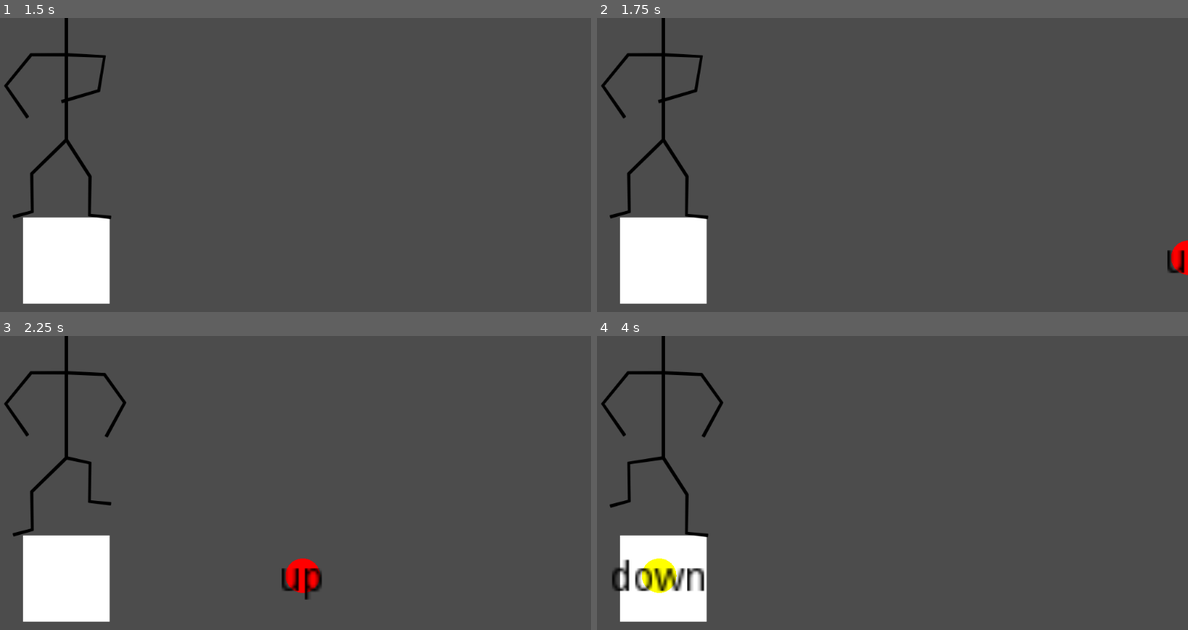
Above: before the commit, frames 1-4 (two rows, left to right).
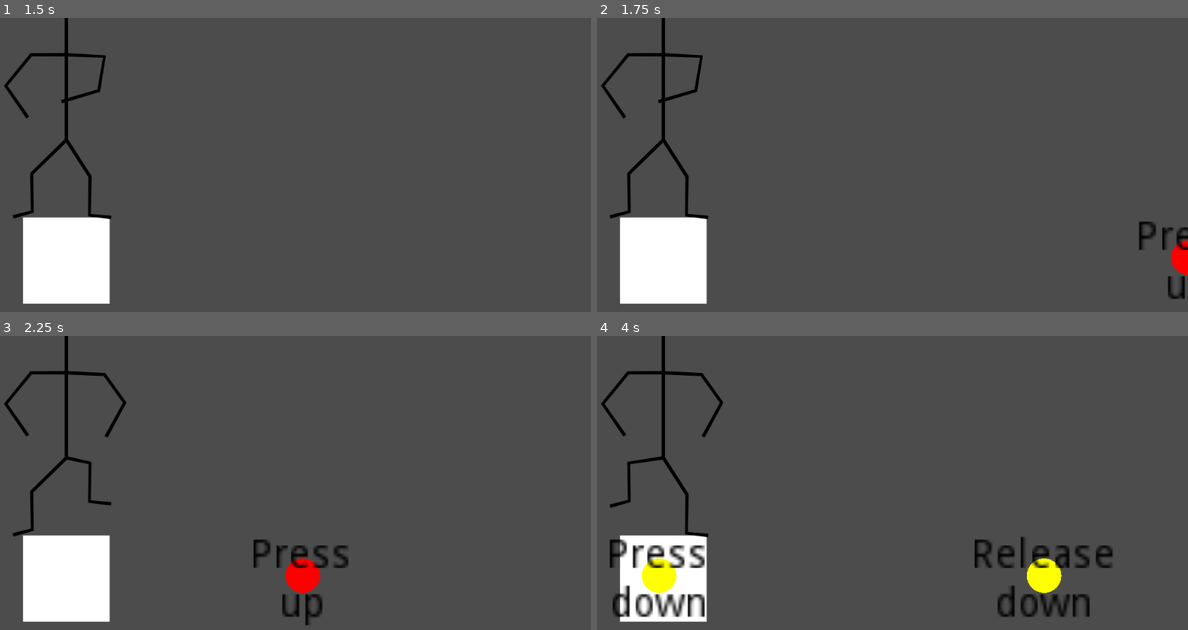
Above: after the commit, the same moments.

Repository: doctor-g/LD52
Game: Godot game, scene res://Game/Game.tscn
Two runs of this game, one before a commit and one after it. Both use one fixed random seed, a clock stepped at 60 frames per second and the inputs below. Before the commit the project has no main scene; this scene is started directly in both runs. Sound files missing from this copy of the repository are replaced by a short silence.
Inputs:
- Up to frame 1 (1.5 s): tap Enter at 0.5 s; hold Right (ui_right) 0.53-1.28 s; tap Space at 1.25 s; hold Down (ui_down) from 1.28 s (still down)
- Up to frame 2 (1.75 s): keep holding Down (ui_down)
- Up to frame 3 (2.25 s): release Down (ui_down) at 2.03 s; hold Right (ui_right) from 2.03 s (still down)
- Up to frame 4 (4 s): release Right (ui_right) at 2.78 s; hold Up (ui_up) 2.78-3.53 s; hold Left (ui_left) from 3.53 s (still down)

Frame 1 is identical in both runs. In frame 2, 0.6% of the frame differs, in the area x 91-100%, y 69-96%; in frame 3, 1.3%; in frame 4, 4.7%, in the area x 2-88%, y 68-96%.

Commit message:
Create press-and-release gameplay
This replaces press-only, and it looks a lot more like dancing

Diff:
--- a/project/Game/Game.gd
+++ b/project/Game/Game.gd
@@ -1,10 +1,12 @@
 extends Node
 
+# Format:
+#  [ measure, beat of measure to press, action, beats later to release ]
 const DATA := [
-	[1, 1, "ui_up"],
-	[1, 3, "ui_down"],
-	[2, 1, "ui_up"],
-	[2, 3, "ui_down"]
+	[1, 1, "ui_up", 1],
+	[1, 3, "ui_down", 1],
+	[2, 1, "ui_up", 1],
+	[2, 3, "ui_down", 1]
 ]
 
 const _RhythmTarget := preload("res://Song/RhythmTarget.tscn")
@@ -24,41 +26,42 @@
 
 var _start_ticks : int
 var _next_event_index := 0
+var _seconds_per_beat : float
+var _lead_in_duration : float
 
 func _ready():
 	_start_ticks = Time.get_ticks_msec()
+	_seconds_per_beat = 1.0 / tempo * 60
 
-	var seconds_per_beat := 1.0 / tempo * 60
-	print("Seconds per beat: " + str(seconds_per_beat))
-
-	# The duration of one measure in milliseconds
-	var lead_in_duration := beats_per_measure * seconds_per_beat * 1000
-	print("lead in duration " + str(lead_in_duration))
+	# Set lead-in to the duration of one measure in milliseconds
+	_lead_in_duration = beats_per_measure * _seconds_per_beat * 1000
 
 	for datum in DATA:
 		var measure : int = datum[0]
 		var beat_of_measure : int = datum[1]
 		var action : String = datum[2]
+		var release : int = datum[3]
 
 		var beat_of_song : int = (measure-1) * beats_per_measure + beat_of_measure
-		print("Beat of song " + str(beat_of_song))
-		# warning-ignore:narrowing_conversion
-		var time : int = (beat_of_song-1) * seconds_per_beat * 1000
 
-		print("Time: " + str(time))
-
-		var event := RhythmEvent.new(time, action)
-		_events.append(event)
-
-		var target = _RhythmTarget.instance()
-		target.position = Vector2(event.time + lead_in_duration, 0)
-		target.event = event
-		$TargetArea.add_child(target)
+		_create_event(beat_of_song, action, RhythmEvent.PRESS)
+		_create_event(beat_of_song + release, action, RhythmEvent.RELEASE)
 
 	# Wait the duration of one measure
-	yield(get_tree().create_timer(lead_in_duration / 1000), "timeout")
+	yield(get_tree().create_timer(_lead_in_duration / 1000), "timeout")
 	$AudioStreamPlayer.play()
 
+
+func _create_event(beat_of_song:int, action:String, type)->void:
+	# warning-ignore:narrowing_conversion
+	var time : int = (beat_of_song-1) * _seconds_per_beat * 1000
+	var event := RhythmEvent.new(time, action, type)
+	_events.append(event)
+
+	var target = _RhythmTarget.instance()
+	target.position = Vector2(event.time + _lead_in_duration, 0)
+	target.event = event
+	$TargetArea.add_child(target)
 
 
 func _process(delta):
@@ -85,7 +88,7 @@
 	if next_event.time - tolerance <= position:
 		# Did we just hit the right input?
 		for action_name in ["ui_up", "ui_down", "ui_left", "ui_right"]:
-			if Input.is_action_just_pressed(action_name):
+			if _does_action_match(action_name, next_event.type):
 				if next_event.action == action_name:
 					print("GOT IT")
 					next_target.hit()
@@ -99,3 +102,8 @@
 		for action_name in ["ui_up", "ui_down", "ui_left", "ui_right"]:
 			if Input.is_action_just_pressed(action_name):
 				print("You hit an action but none was expected here")
+
+
+func _does_action_match(action:String, type)->bool:
+	return (type == RhythmEvent.PRESS and Input.is_action_just_pressed(action)) \
+		or (type == RhythmEvent.RELEASE and Input.is_action_just_released(action))
--- a/project/Song/RhythmEvent.gd
+++ b/project/Song/RhythmEvent.gd
@@ -1,5 +1,7 @@
 class_name RhythmEvent
 extends Object
+
+enum { PRESS, RELEASE }
 
 # Time of the event in milliseconds
 var time : int
@@ -7,7 +9,12 @@
 # The expected action event name
 var action : String
 
+# Either PRESS or RELEASE
+var type
 
-func _init(time_:int, action_:String):
+
+func _init(time_:int, action_:String, type_):
+	assert(type_ == PRESS or type_ == RELEASE)
 	time = time_
 	action = action_
+	type = type_
--- a/project/Song/RhythmTarget.gd
+++ b/project/Song/RhythmTarget.gd
@@ -10,7 +10,8 @@
 
 func _ready():
 	assert(event!=null, "Don't forget to set the event!")
-	$Label.text = event.action.substr(3)
+	var header := "Press" if event.type==RhythmEvent.PRESS else "Release"
+	$Label.text = "%s\n%s" % [header, event.action.substr(3)]
 
 
 func hit()->void:
--- a/project/Song/RhythmTarget.tscn
+++ b/project/Song/RhythmTarget.tscn
@@ -6,11 +6,12 @@
 script = ExtResource( 1 )
 
 [node name="Label" type="Label" parent="."]
-margin_left = -102.0
-margin_top = -28.0
-margin_right = -62.0
-margin_bottom = -14.0
+margin_left = -126.0
+margin_top = -68.0
+margin_right = -76.0
+margin_bottom = -37.0
 rect_scale = Vector2( 5, 5 )
 custom_colors/font_color = Color( 0, 0, 0, 1 )
-text = "X"
+text = "Release
+X"
 align = 1
--- a/project/project.godot
+++ b/project/project.godot
@@ -21,6 +21,7 @@
 [application]
 
 config/name="LD52"
+run/main_scene="res://Game/Game.tscn"
 config/icon="res://icon.png"
 
 [gui]
